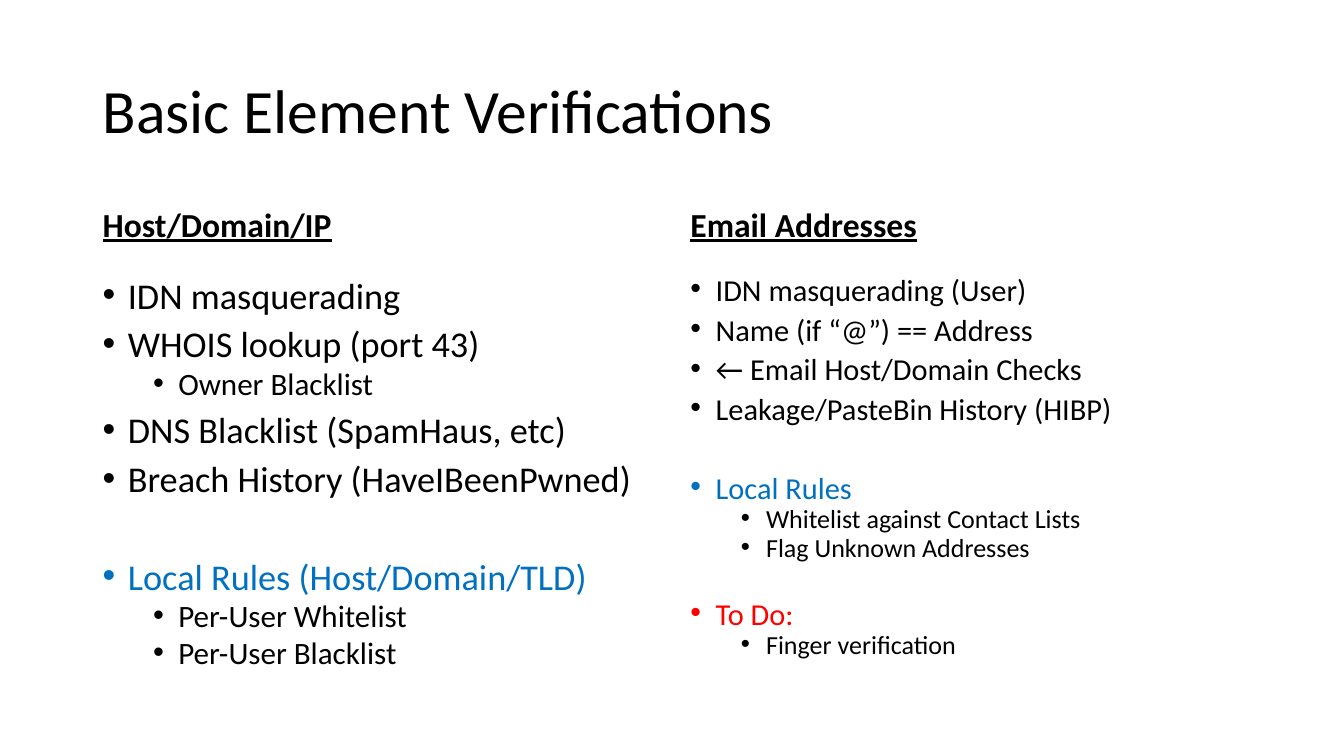
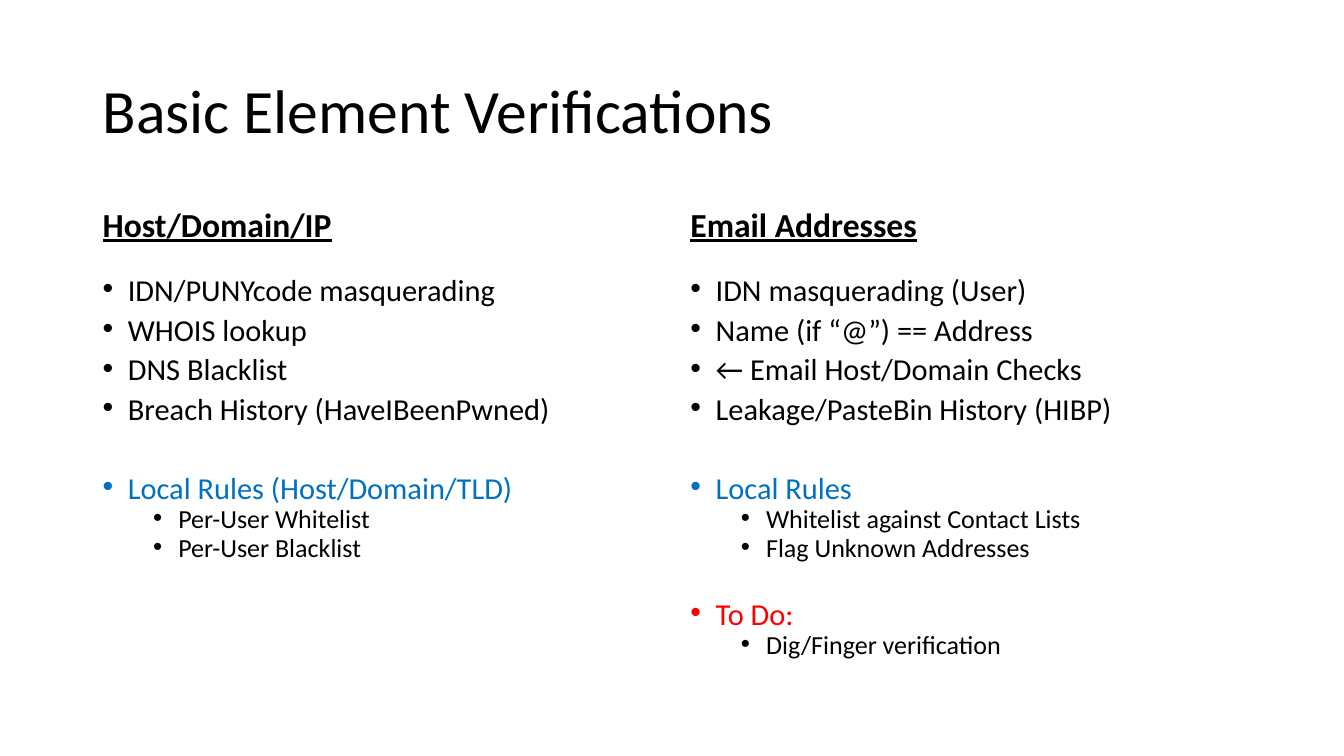
Before and after one commit to CodeChex/OutlookSafetyChecks, a slide deck: slide 2 of Outlook Safety Check.pptx. Drawn at 1344x756 pixels with LibreOffice and Linux fonts; fonts in the diff are those of the drawing. Boxes give left, top, right and bottom in pixels: in the first picture for what was removed or moved away, otherwise in the second. Text is boxed around its words. In the diff, an @@ line names an element or a change of style, - is before the commit and + after.

```diff
--- a/Outlook Safety Check.pptx
+++ b/Outlook Safety Check.pptx
@@ text at [128, 280, 494, 381]: text changed; size 25.9 to 21.7 pt @@
-• IDN masquerading
-• WHOIS lookup (port 43)
-  • Owner Blacklist
-• DNS Blacklist (SpamHaus, etc)
+• IDN/PUNYcode masquerading
+• WHOIS lookup
+• DNS Blacklist
@@ text at [128, 398, 550, 558]: size 25.9 to 21.7 pt in "Breach History (HaveIBeenPwned)", "Local Rules (Host/Domain/TLD)"; size 22.2 to 18.6 pt in "Per-User Whitelist", "Per-User Blacklist"; line spacing 0.8 to 0.7 @@
@@ text at [766, 636, 1001, 659]: text changed @@
-  • Finger verification
+  • Dig/Finger verification
```
Also in this commit, not shown: 5 other slides changed, 51 other files.
